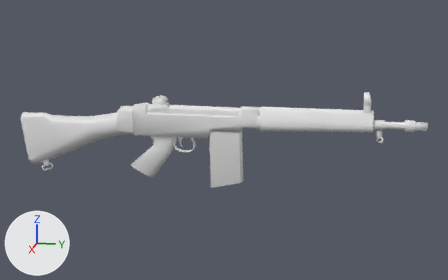
One commit to the FBX model media/models_x/weapons/Firearms/G3.fbx: the scene before it, then after it.
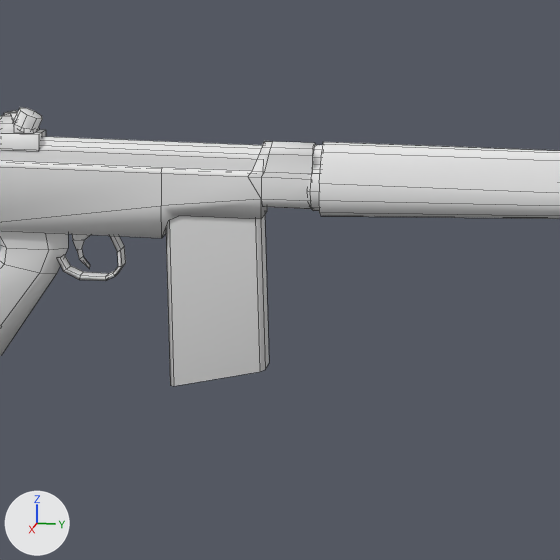
Each version appears first whole from a camera (50 mm lens) standing at (0.00788, 0.00258, 0.00188) and looking at (-0.00003, 0.001, -0.0001), and next in a close-up on the part from 34% to 76% of the width and 21% to 88% of the height. Every picture has the same lights, and +X, +Y and +Z are marked at lower left. The close-ups show mesh edges as thin lines. Where no turn or scale is listed for an object, it has been applied to the vertices.

The first close-up shows 'HK_G3_LP.002'.
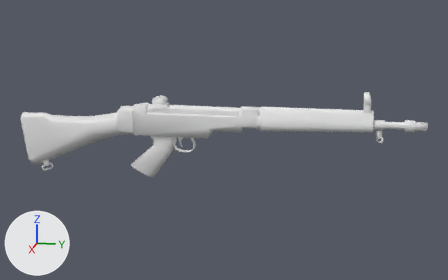
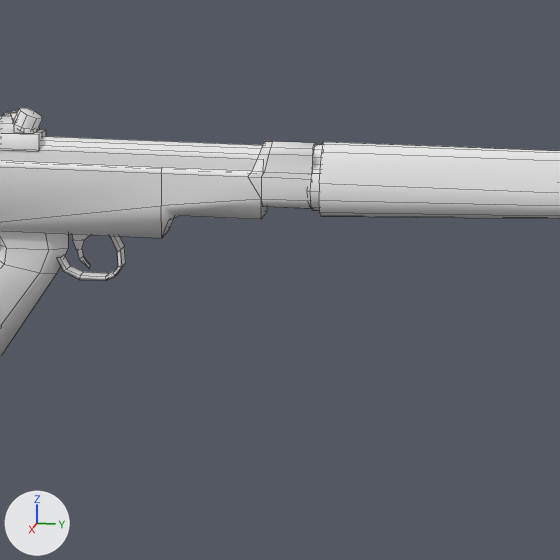
The newer file is also rescaled (x100.0) as a whole; pictures and numbers use the older file's frame.

Boxes [x1, y1, x2, y2] around the edits, measured in the close-ups (560 x 560 px):
'HK_G3_LP.002', reshaped
    before: [0, 108, 560, 386]
    after: [0, 108, 560, 356]
part 1 of me_fn_fal_030, deleted
    before: [166, 215, 269, 386]

The change, as a list of edits to the scene's bpy script:
```text
Change me_fn_fal_030:
    where me_fn_fal_030.from_pydata(...)  # 613 vertices, 525 faces; spans x -0.00012..0.00012, y -0.0019..0.00358, z -0.00075..0.00061
    used by ob_hk_g3_lp_002; location = (0.0, 0.0, 0.0)
    me_fn_fal_030 part 1: the loose piece of 16 vertices spanning x -0.00007..0.00007, y 0.00081..0.00127, z -0.00075..0.00009 is deleted
```
